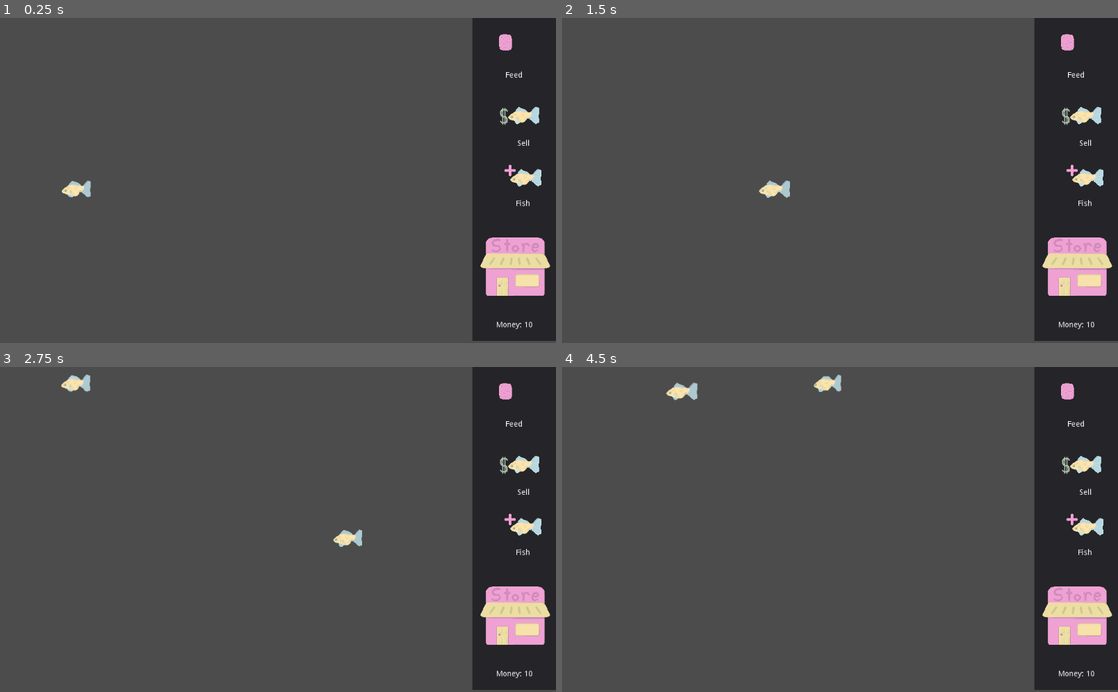
Above: before the commit, frames 1-4 (two rows, left to right).
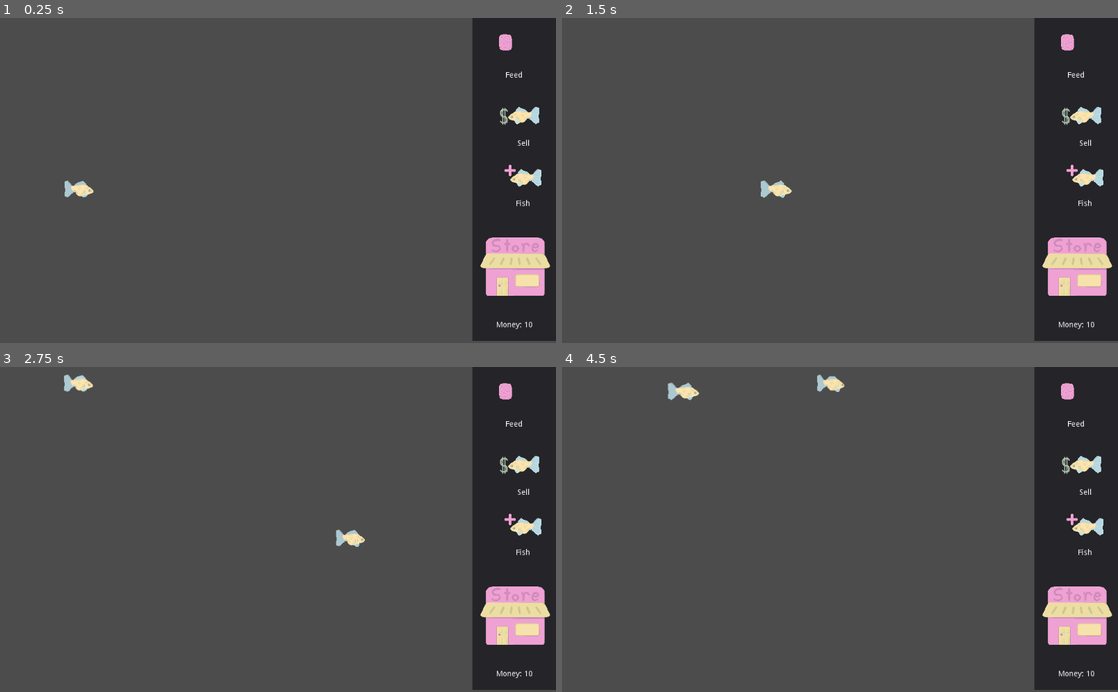
Above: after the commit, the same moments.

Repository: Struckdown/oohgamejam2020
Game: Godot game, scene res://Scenes/World.tscn
Same seed, same stepped clock (60 frames per second), same inputs: the game is played once before the commit and once after it. The engine's default icon, where the game draws it, is replaced by a stand-in: a white triangle on a blue panel in a dark square.
Inputs:
- Up to frame 1 (0.25 s): no input
- Up to frame 2 (1.5 s): click "Feed" at 0.5 s; click "Sell" at 1.25 s
- Up to frame 3 (2.75 s): click "Fish" at 2 s
- Up to frame 4 (4.5 s): click "Feed" at 2.75 s; click "Sell" at 3.5 s; click "Fish" at 4.25 s

The runs differ from the first frame. In frame 1, 0.2% of the frame differs, in the area x 11-17%, y 50-56%; in frame 2, 0.2%; in frame 3, 0.4%; in frame 4, 0.4%, in the area x 18-51%, y 2-11%.

Commit message:
Fixed multi feeding bug, added flipping to animation

Diff:
--- a/src/Scripts/Fish.gd
+++ b/src/Scripts/Fish.gd
@@ -1,7 +1,7 @@
 extends Area2D
 
 export var SPEED = 200
-export var CHASE_SPEED = 600
+export var CHASE_SPEED = 400
 var screen_size
 var swim_direct_horizontal
 var chase_flag
@@ -23,8 +23,11 @@
 func _process(delta):
 	if chase_flag == 0:
 		swim_passive(delta)
+	elif !weakref(chase_food).get_ref():
+		chase_flag = 0
 	else:
 		chase_direction = (chase_food.global_position - position).normalized()
+		$AnimatedSprite.flip_h = chase_direction.x > 0
 		position += chase_direction * delta * CHASE_SPEED
 		position.x = clamp(position.x, 0, screen_size.x)
 		position.y = clamp(position.y, 0, screen_size.y)
@@ -39,6 +42,7 @@
 	if velocity.length() > 0:
 		velocity = velocity.normalized() * SPEED
 
+	$AnimatedSprite.flip_h = velocity.x > 0
 	position += velocity * delta
 	position.x = clamp(position.x, 0, screen_size.x)
 	position.y = clamp(position.y, 0, screen_size.y)
